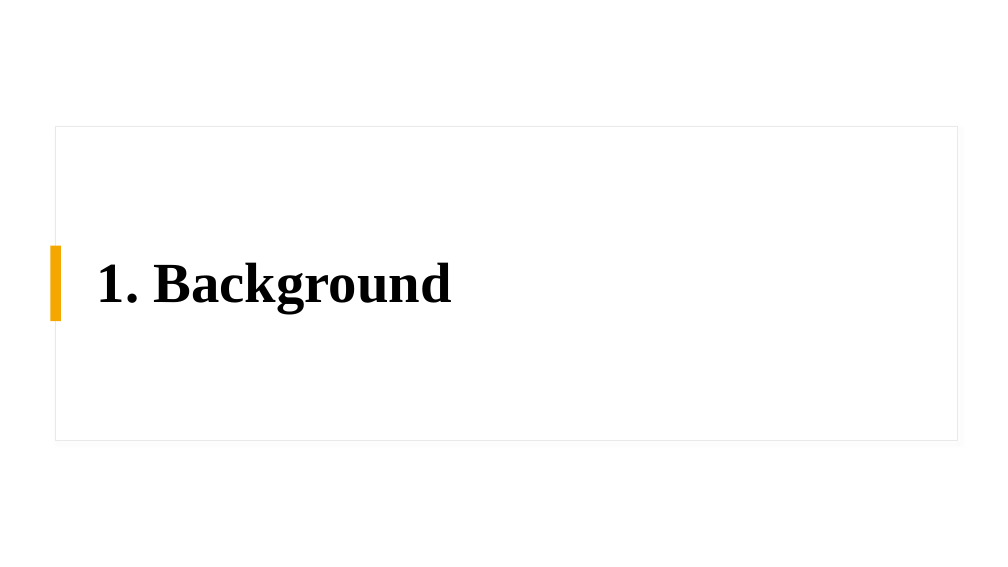
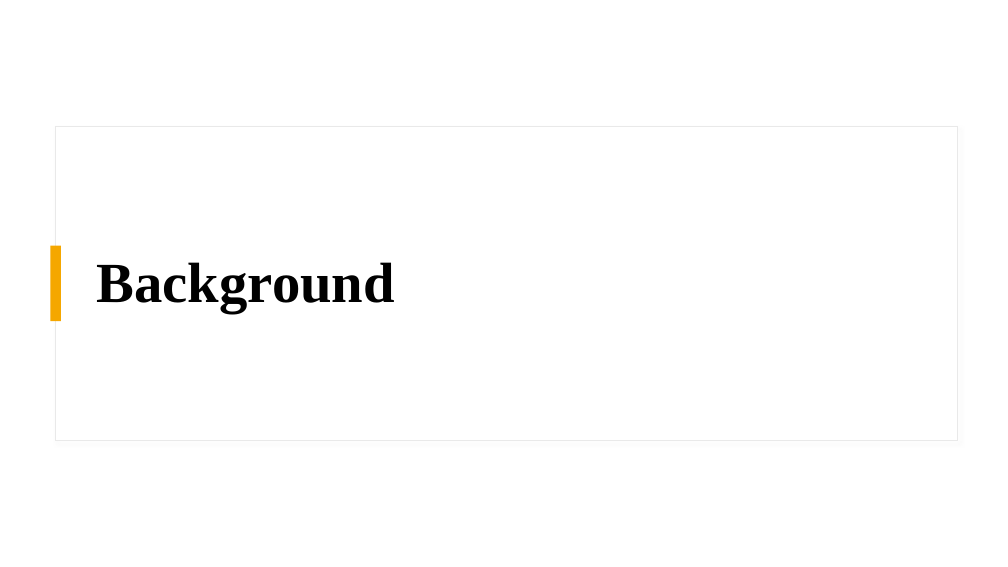
Before and after one commit to drago1234/CSE5525-Final-Project, a slide deck: slide 2 of presentation.pptx. Drawn at 1008x567 pixels with LibreOffice and Linux fonts; fonts in the diff are those of the drawing. Boxes give left, top, right and bottom in pixels: in the first picture for what was removed or moved away, otherwise in the second. Text is boxed around its words. In the diff, an @@ line names an element or a change of style, - is before the commit and + after.

```diff
--- a/presentation.pptx
+++ b/presentation.pptx
@@ title at (97, 262, 395, 313): text changed @@
-1. Background
+Background
```
Also in this commit, not shown: 2 other slides changed, 4 slides added, 12 slides removed, 2 other files.
